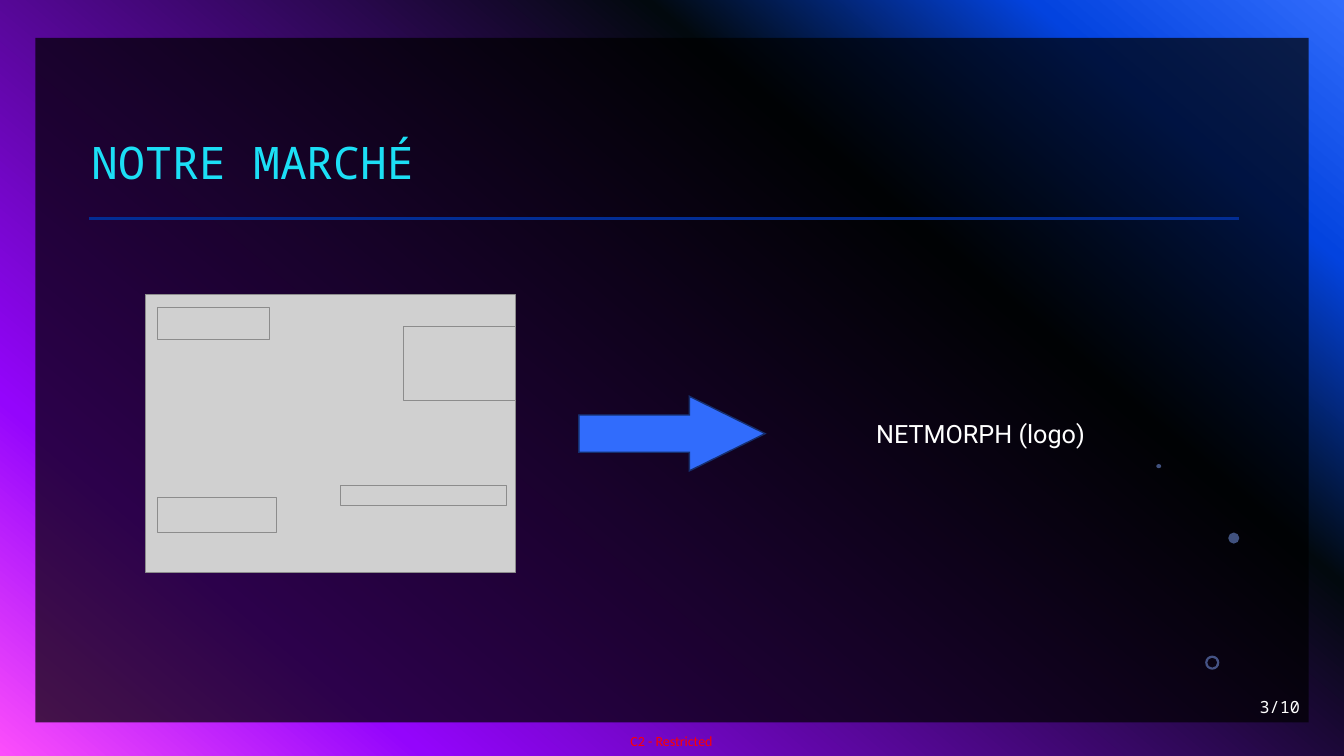
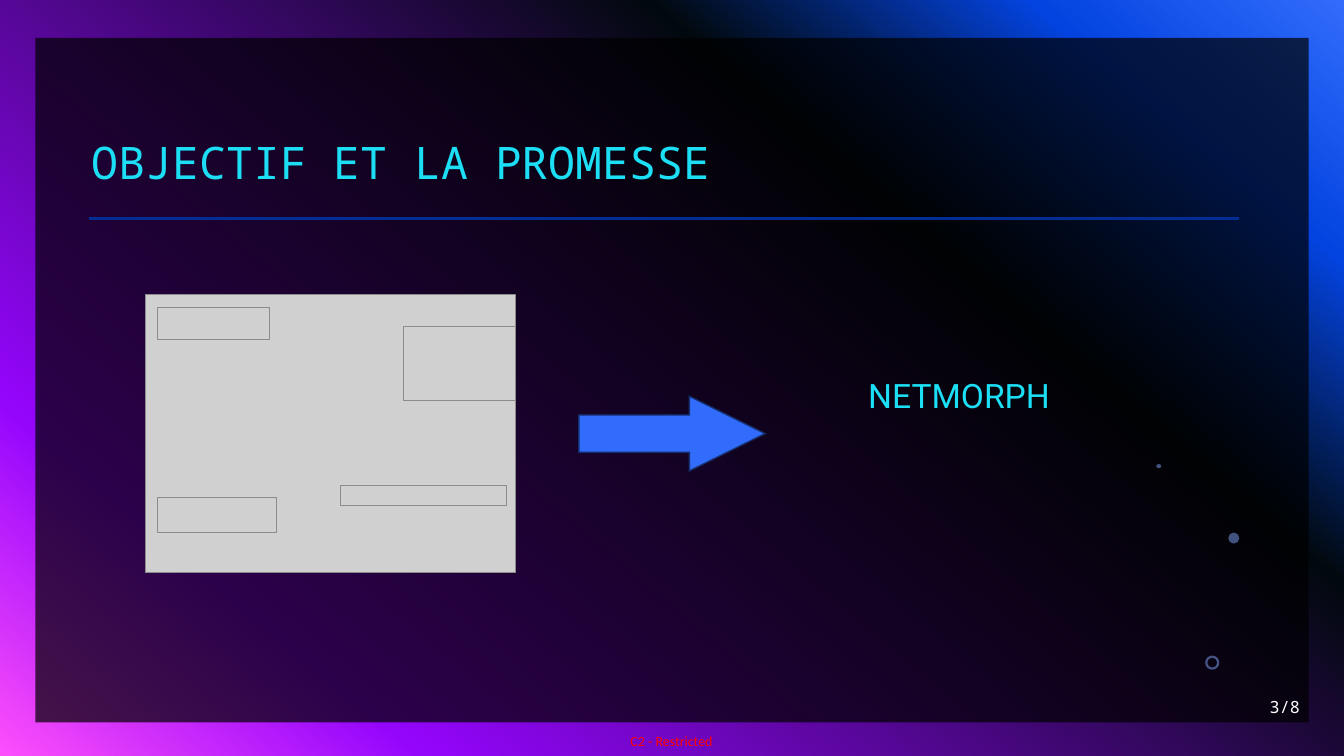
Before and after one commit to TanguyPetiaud/PTUT, a slide deck: slide 3 of Présentations/PRÉSENTATION.pptx. Drawn at 1344x756 pixels with LibreOffice and Linux fonts; fonts in the diff are those of the drawing; grey boxes stand for pictures. Boxes give left, top, right and bottom in pixels: in the first picture for what was removed or moved away, otherwise in the second. Text is boxed around its words. In the diff, an @@ line names an element or a change of style, - is before the commit and + after.

```diff
--- a/Présentations/PRÉSENTATION.pptx
+++ b/Présentations/PRÉSENTATION.pptx
@@ title at (x1=92, y1=146, x2=710, y2=180): text changed @@
-NOTRE MARCHÉ
+OBJECTIF ET LA PROMESSE
@@ text "NETMORPH" at (x1=868, y1=383, x2=1050, y2=409): vertical alignment top to bottom @@
@@ text at (x1=868, y1=383, x2=1050, y2=409): text changed; size 18 to 24 pt; text colour #FFFFFF to #1CDFF5 @@
-NETMORPH (logo)
+NETMORPH
@@ page number at (x1=1270, y1=701, x2=1300, y2=713): text changed @@
-3/10
+3/8
```
Also in this commit, not shown: 2 other slides changed, 1 slide added, 3 slides removed.
